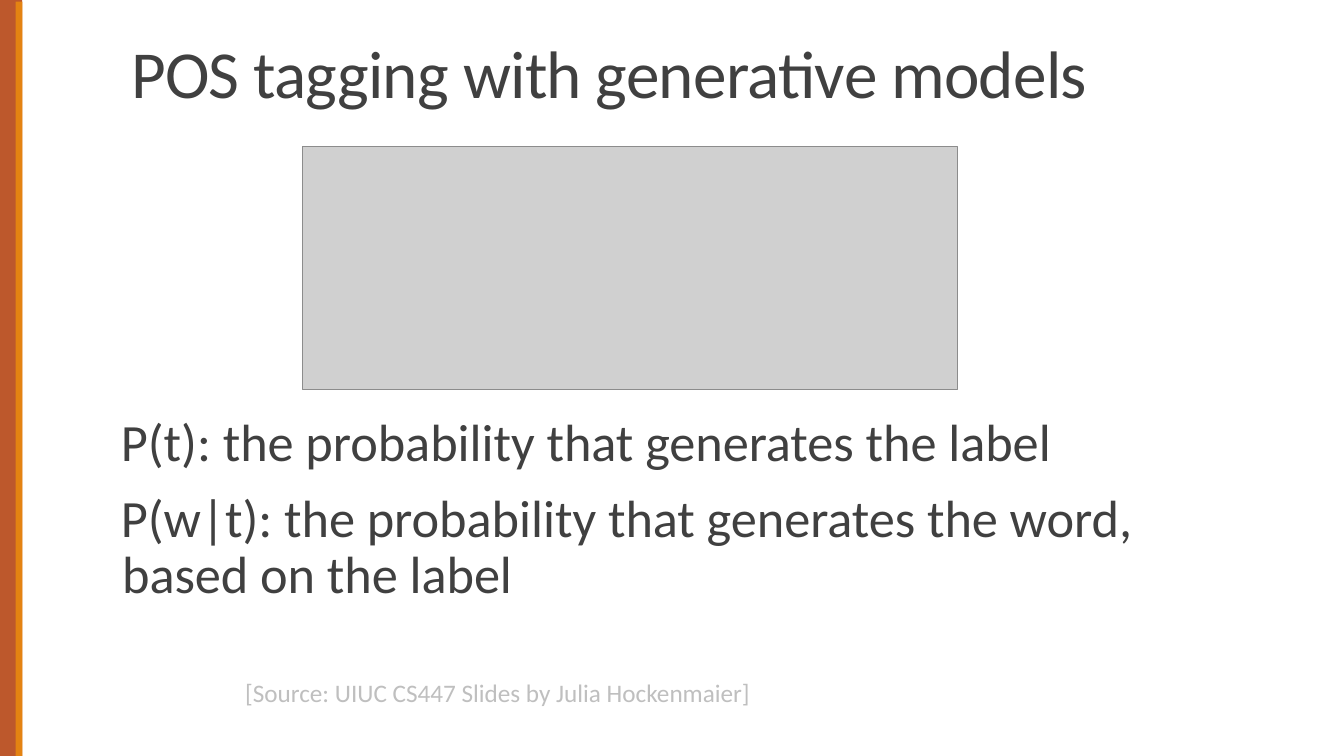
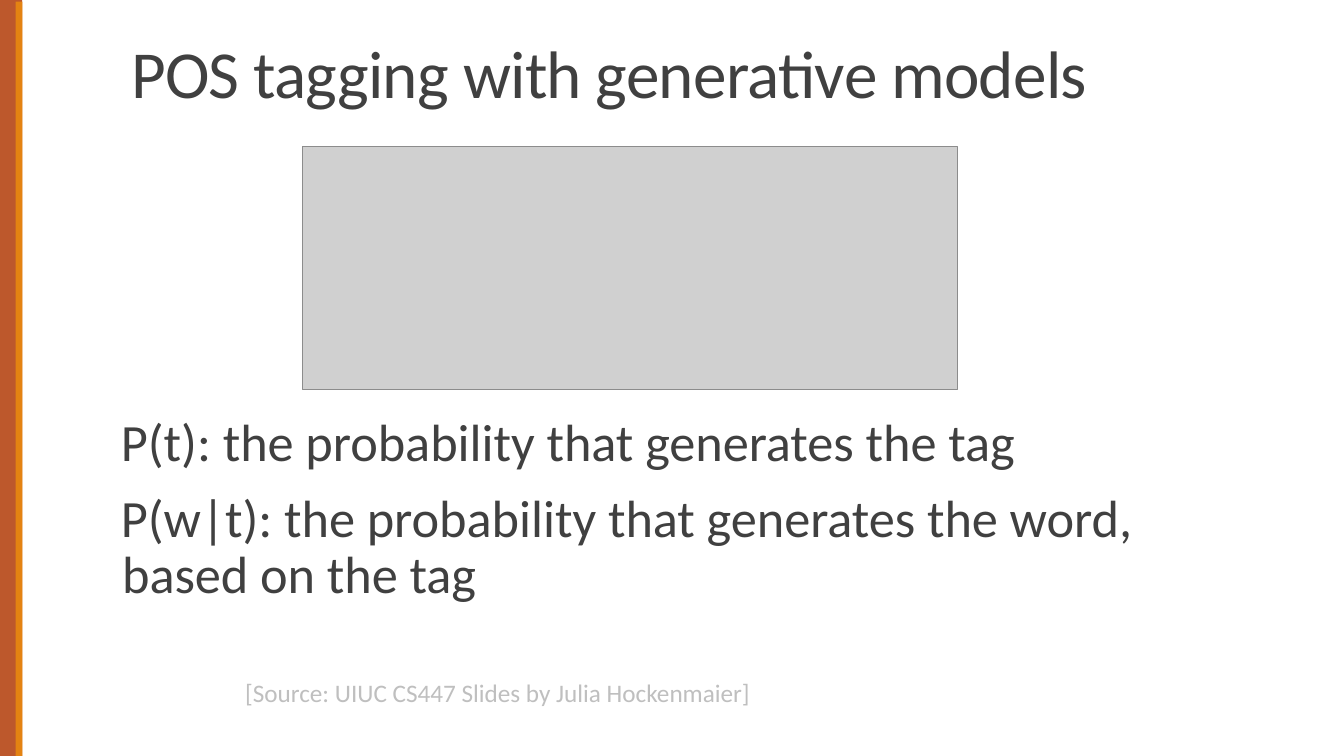
Before and after one commit to chriswjh/chriswjh.github.io, a slide deck: slide 18 of NLP_TM/17-POSNER.pptx. Drawn at 1344x756 pixels with LibreOffice and Linux fonts; fonts in the diff are those of the drawing; grey boxes stand for pictures. Boxes give left, top, right and bottom in pixels: in the first picture for what was removed or moved away, otherwise in the second. Text is boxed around its words. In the diff, an @@ line names an element or a change of style, - is before the commit and + after.

```diff
--- a/NLP_TM/17-POSNER.pptx
+++ b/NLP_TM/17-POSNER.pptx
@@ text at (x1=121, y1=423, x2=1132, y2=602): text changed @@
-P(t): the probability that generates the label
-P(w|t): the probability that generates the word, based on the label
+P(t): the probability that generates the tag
+P(w|t): the probability that generates the word, based on the tag
```
Also in this commit, not shown: 14 other slides changed, 4 other files.
